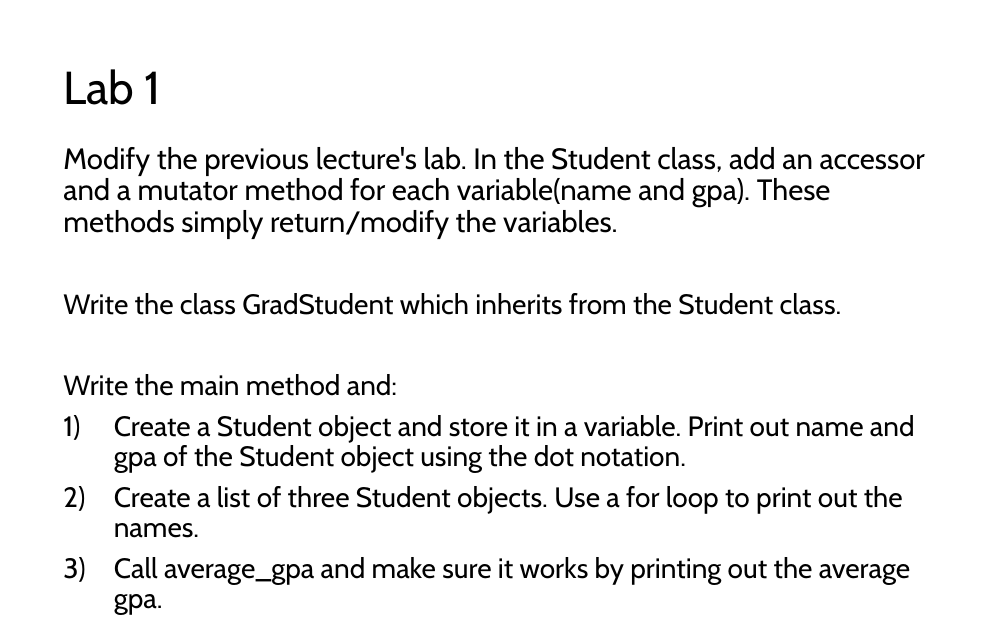
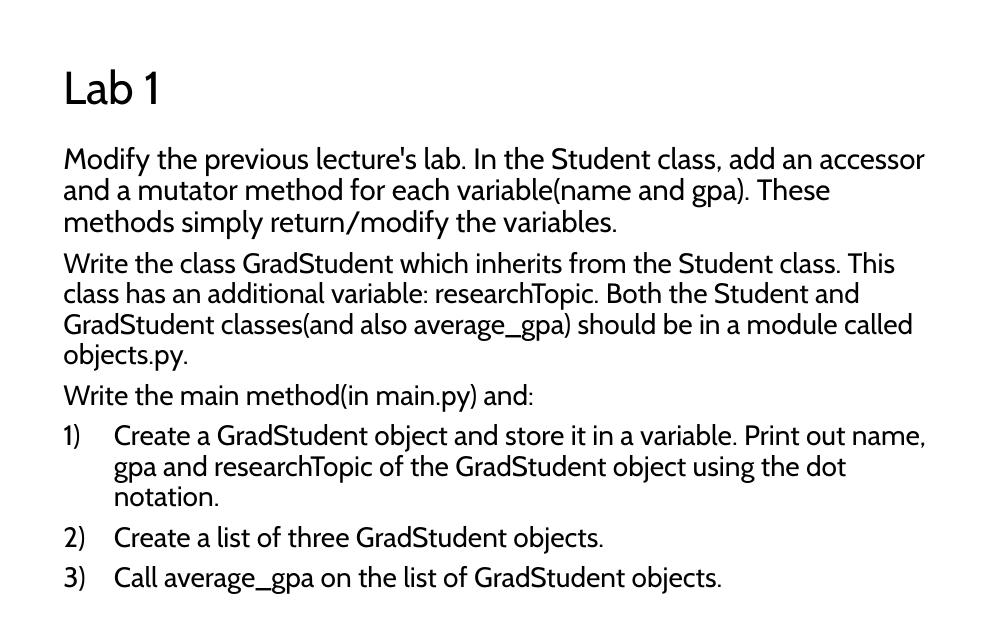
Before and after one commit to LongBaoNguyen/longbaonguyen.github.io, a slide deck: slide 23 of courses/apcsp/lect10.pptx (slide 22 before the commit). Drawn at 1008x630 pixels with LibreOffice and Linux fonts; fonts in the diff are those of the drawing. Boxes give left, top, right and bottom in pixels: in the first picture for what was removed or moved away, otherwise in the second. Text is boxed around its words. In the diff, an @@ line names an element or a change of style, - is before the commit and + after.

```diff
--- a/courses/apcsp/lect10.pptx
+++ b/courses/apcsp/lect10.pptx
@@ text at (63, 252, 926, 594): text changed @@
-Write the class GradStudent which inherits from the Student class.
-Write the main method and:
-1) Create a Student object and store it in a variable. Print out name and gpa of the Student object using the dot notation.
-2) Create a list of three Student objects. Use a for loop to print out the names.
-3) Call average_gpa and make sure it works by printing out the average gpa.
+Write the class GradStudent which inherits from the Student class. This class has an additional variable: researchTopic. Both the Student and GradStudent classes(and also average_gpa) should be in a module called objects.py.
+Write the main method(in main.py) and:
+1) Create a GradStudent object and store it in a variable. Print out name, gpa and researchTopic of the GradStudent object using the dot notation.
+2) Create a list of three GradStudent objects.
+3) Call average_gpa on the list of GradStudent objects.
```
Also in this commit, not shown: 1 other slide changed, 3 slides added, 6 other files.
